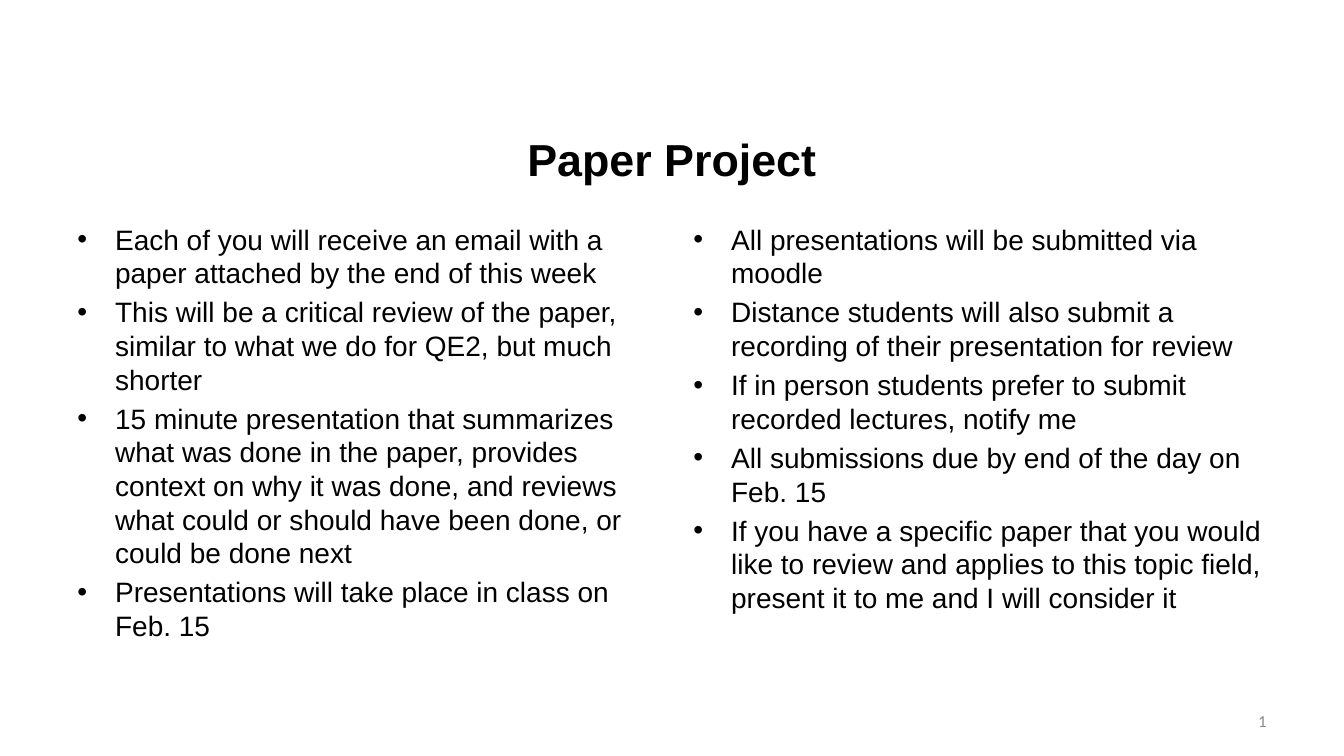
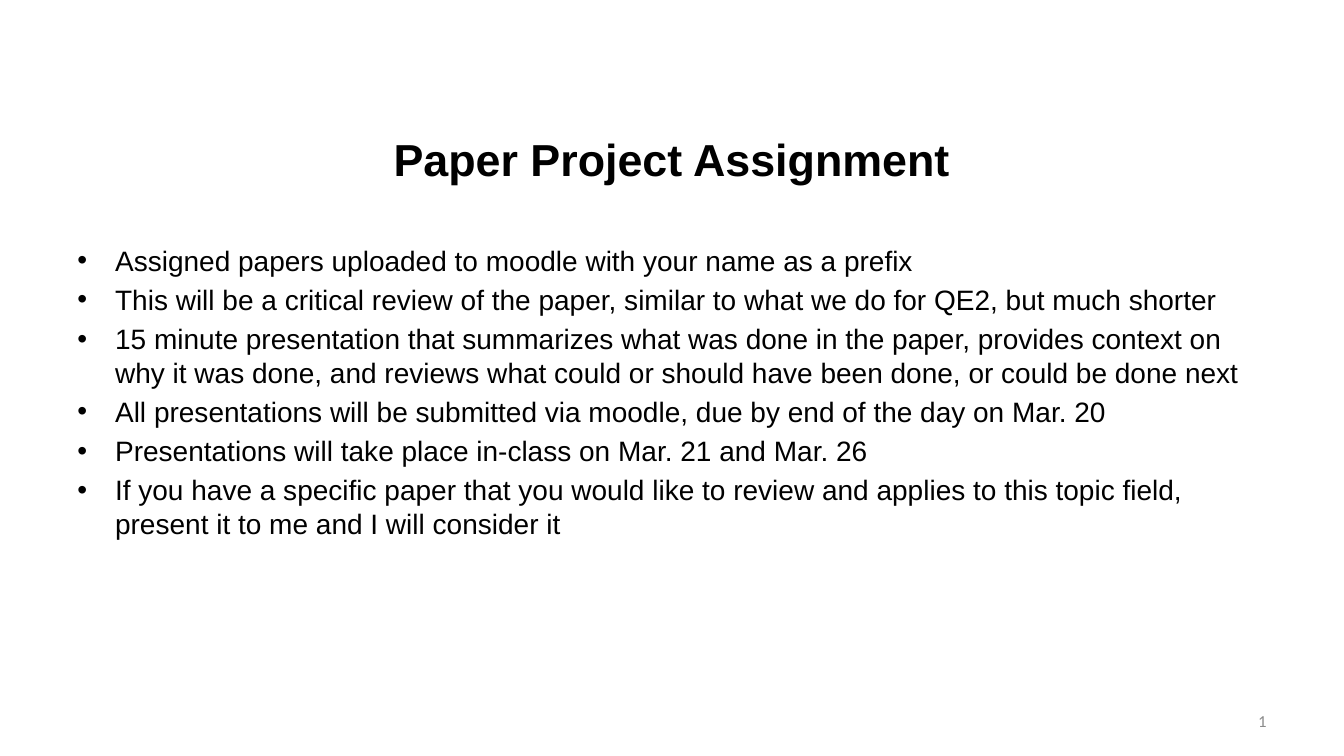
Before and after one commit to benbeeler/TEACHING, a slide deck: slide 1 of Nuclear_Fuel_Performance/NE533_Spring2024/paper_project.pptx. Drawn at 1344x756 pixels with LibreOffice and Linux fonts; fonts in the diff are those of the drawing; background and template pictures are left out. Boxes give left, top, right and bottom in pixels: in the first picture for what was removed or moved away, otherwise in the second. Text is boxed around its words. In the diff, an @@ line names an element or a change of style, - is before the commit and + after.

```diff
--- a/Nuclear_Fuel_Performance/NE533_Spring2024/paper_project.pptx
+++ b/Nuclear_Fuel_Performance/NE533_Spring2024/paper_project.pptx
@@ title at bbox=[394, 143, 949, 184]: text changed @@
-Paper Project
+Paper Project Assignment
@@ text "Assigned papers uploaded to moodle ...": place and size @@
-text "Assigned papers uploaded to moodle ..." at bbox=[115, 229, 621, 637]
+text "Assigned papers uploaded to moodle ..." at bbox=[115, 250, 1238, 539]
@@ text removed at bbox=[731, 229, 1260, 613] @@
-• All presentations will be submitted via moodle
-• Distance students will also submit a recording of their presentation for review
-• If in person students prefer to submit recorded lectures, notify me
-• All submissions due by end of the day on Feb. 15
-• If you have a specific paper that you would like to review and applies to this topic field, present it to me and I will consider it
@@ text at bbox=[115, 250, 912, 276]: text changed @@
-• Each of you will receive an email with a paper attached by the end of this week
+• Assigned papers uploaded to moodle with your name as a prefix
@@ text at bbox=[115, 401, 1182, 539]: text changed @@
-• Presentations will take place in class on Feb. 15
+• All presentations will be submitted via moodle, due by end of the day on Mar. 20
+• Presentations will take place in-class on Mar. 21 and Mar. 26
+• If you have a specific paper that you would like to review and applies to this topic field, present it to me and I will consider it
```
Also in this commit, not shown: 25 other files.
